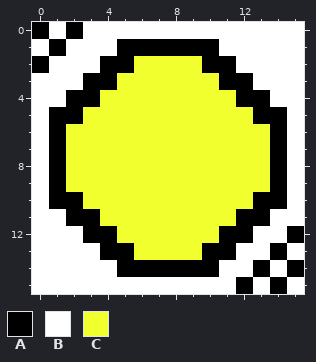
Two versions of one pixel-art sprite, resources/d64/tokenBC.png. The first picture shows the starting point.
The file is 16x16 pixels.
Palette (. is transparent): A #000000  B #ffffff  C #f0ff2d
Pixels before, first column x 0:
 0 ABABBBBBBBBBBBBB
 1 BABBBAAAAAABBBBB
 2 ABBBAACCCCAABBBB
 3 BBBAACCCCCCAABBB
 4 BBAACCCCCCCCAABB
 5 BAACCCCCCCCCCAAB
 6 BACCCCCCCCCCCCAB
 7 BACCCCCCCCCCCCAB
 8 BACCCCCCCCCCCCAB
 9 BACCCCCCCCCCCCAB
10 BAACCCCCCCCCCAAB
11 BBAACCCCCCCCAABB
12 BBBAACCCCCCAABBA
13 BBBBAACCCCAABBAB
14 BBBBBAAAAAABBABA
15 BBBBBBBBBBBBABAB
Once edited:
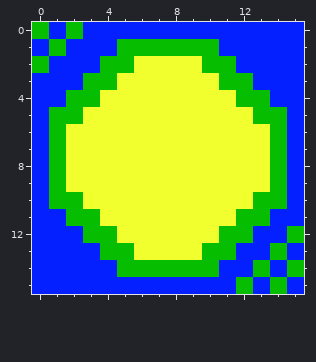
Edits made:
Colour A changes from #000000 to #06bd00.
Colour B changes from #ffffff to #0520ff.
Changed places in both pictures, as pixel boxes (x1, y1, x2, y2):
changed: (32, 22, 304, 294)
